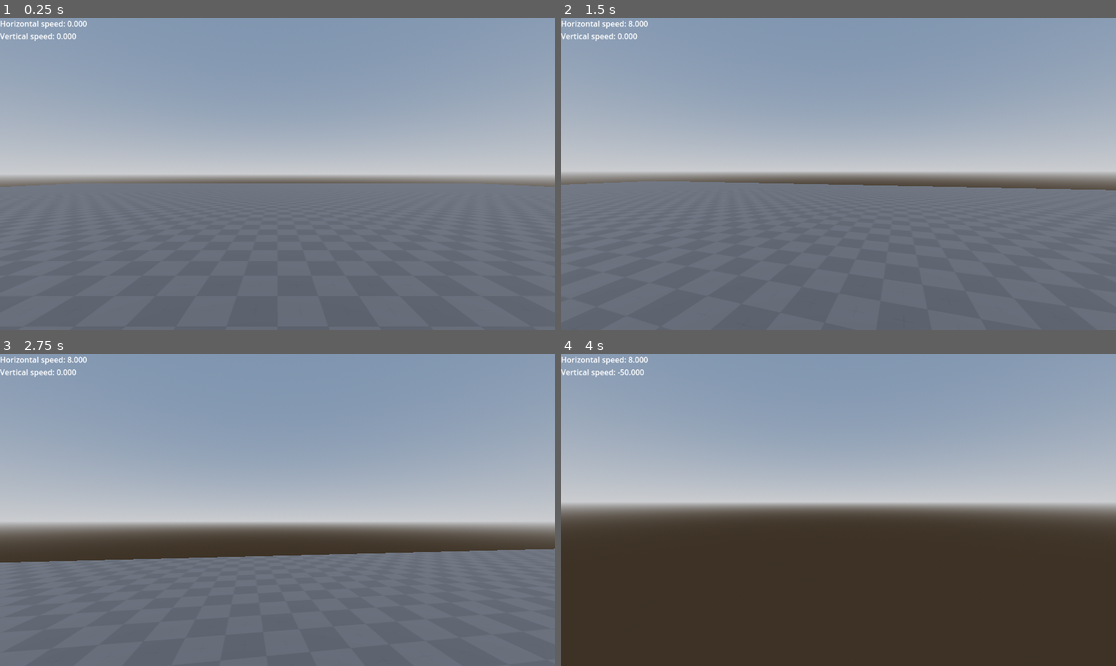
Above: before the commit, frames 1-4 (two rows, left to right).
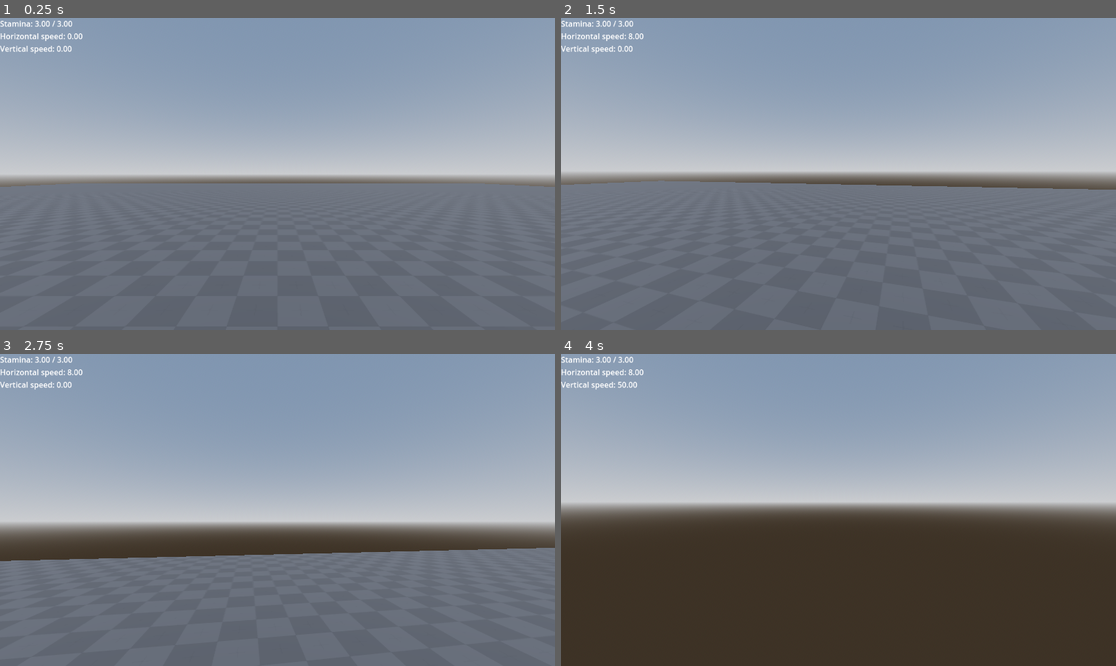
Above: after the commit, the same moments.

Repository: ayylol/viceroy-maxing
Game: Godot game, scene res://scenes/tung_scene.tscn
The game is run twice, just before and just after one commit, with the same random seed, the same clock (stepped at 60 frames per second) and the same inputs. The project has no main scene, so this scene is started directly.
Inputs (mouse positions are in pixels of both pictures, inside the frame that each line leads up to):
- Up to frame 1 (0.25 s): no input
- Up to frame 2 (1.5 s): tap Enter at 0.5 s; move the mouse to (866, 174) at 0.52 s; hold Ctrl (slide) 0.53-1.28 s; hold W (move_up) from 0.53 s (still down); tap Shift (dash) at 0.6 s; tap Space (jump) at 0.77 s; move the mouse to (810, 174) at 1.27 s; tap Ctrl (slide) at 1.35 s
- Up to frame 3 (2.75 s): keep holding W (move_up); tap Space (jump) at 1.52 s; tap Shift (dash) at 1.55, 2.1 s; move the mouse to (288, 503) at 2.02 s; hold Ctrl (slide) from 2.03 s (still down)
- Up to frame 4 (4 s): keep holding W (move_up); move the mouse to (832, 516) at 2.77 s; release Ctrl (slide) at 2.78 s; tap Ctrl (slide) at 2.85 s; tap Space (jump) at 3.02, 3.77 s; tap Shift (dash) at 3.05, 3.6 s; move the mouse to (877, 513) at 3.52 s; hold Ctrl (slide) from 3.53 s (still down)

The runs differ from the first frame. In frame 1, 0.5% of the frame differs, in the area x 0-16%, y 0-12%; in frame 2, 0.6%; in frame 3, 0.9%, in the area x 0-100%, y 0-67%; in frame 4, 0.5%.

Commit message:
fix slam wall interaction, and add csgo donut

Diff:
--- a/objects/player_tracker.gd
+++ b/objects/player_tracker.gd
@@ -7,5 +7,6 @@
 # Called every frame. 'delta' is the elapsed time since the previous frame.
 func _process(_delta: float) -> void:
 	text = ""
-	text += "Horizontal speed: %.3f\n" % player._horizontal_velocity.length()
-	text += "Vertical speed: %.3f\n" % player._vertical_velocity
+	text += "Stamina: %.2f / %.2f\n" % [player.stamina, player.max_stamina]
+	text += "Horizontal speed: %.2f\n" % player._horizontal_velocity.length()
+	text += "Vertical speed: %.2f\n" % absf(player._vertical_velocity)
--- a/objects/viceroy_controller.gd
+++ b/objects/viceroy_controller.gd
@@ -125,6 +125,11 @@
 func slide() -> bool:
 	if slide_buffer_timer > 0. and is_on_floor():
 		current_state = State.SLIDING
+		var horizontal_input = get_horizontal_input()
+		if horizontal_input:
+			_horizontal_velocity = horizontal_input * _horizontal_velocity.length()
+		else:
+			_horizontal_velocity = get_forward_direction() * _horizontal_velocity.length()
 		return true
 	return false
 
@@ -169,10 +174,11 @@
 		return
 
 func slamming_process(_delta: float) -> void:
-	_vertical_velocity = -slamming_speed
 	if is_on_floor():
 		current_state = State.WALKING
 		return
+	_vertical_velocity = -slamming_speed
+	_horizontal_velocity = get_horizontal_input() * walking_speed
 
 func falling_process(delta: float) -> void:
 	if is_on_floor():
@@ -207,6 +213,8 @@
 	if wall_bounce():
 		return
 	if dash():
+		return
+	if slam():
 		return
 	_vertical_velocity -= _gravity * delta
 	_vertical_velocity = maxf(_vertical_velocity, -wall_fall_speed)
--- a/scenes/tung_scene.tscn
+++ b/scenes/tung_scene.tscn
@@ -46,6 +46,13 @@
 transform = Transform3D(1, 0, 0, 0, 1, 0, 0, 0, 1, -8, 4, 0)
 size = Vector3(1, 8, 8)
 
+[node name="CSGTorus3D" type="CSGTorus3D" parent="Viceroy"]
+transform = Transform3D(1, 0, 0, 0, 1, 0, 0, 0, 1, 58.0284, 0, 0)
+inner_radius = 16.0
+outer_radius = 32.0
+sides = 32
+ring_sides = 4
+
 [node name="HUD" type="CanvasLayer" parent="."]
 
 [node name="Tracker" type="Label" parent="HUD"]
